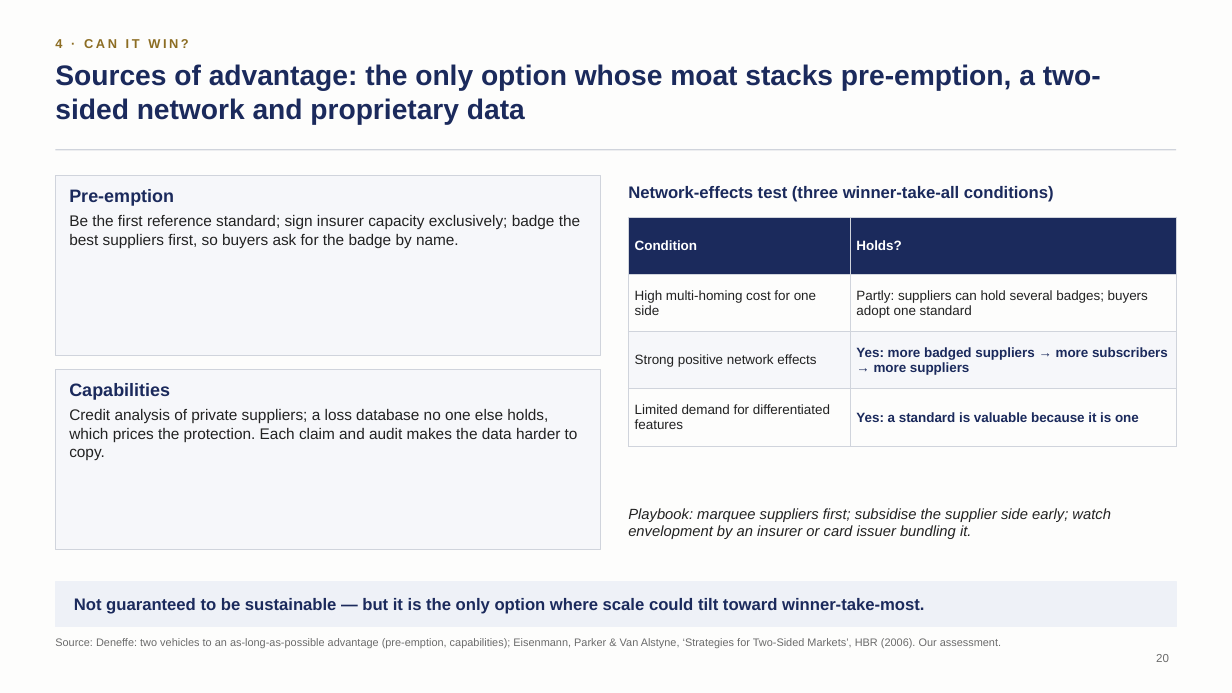
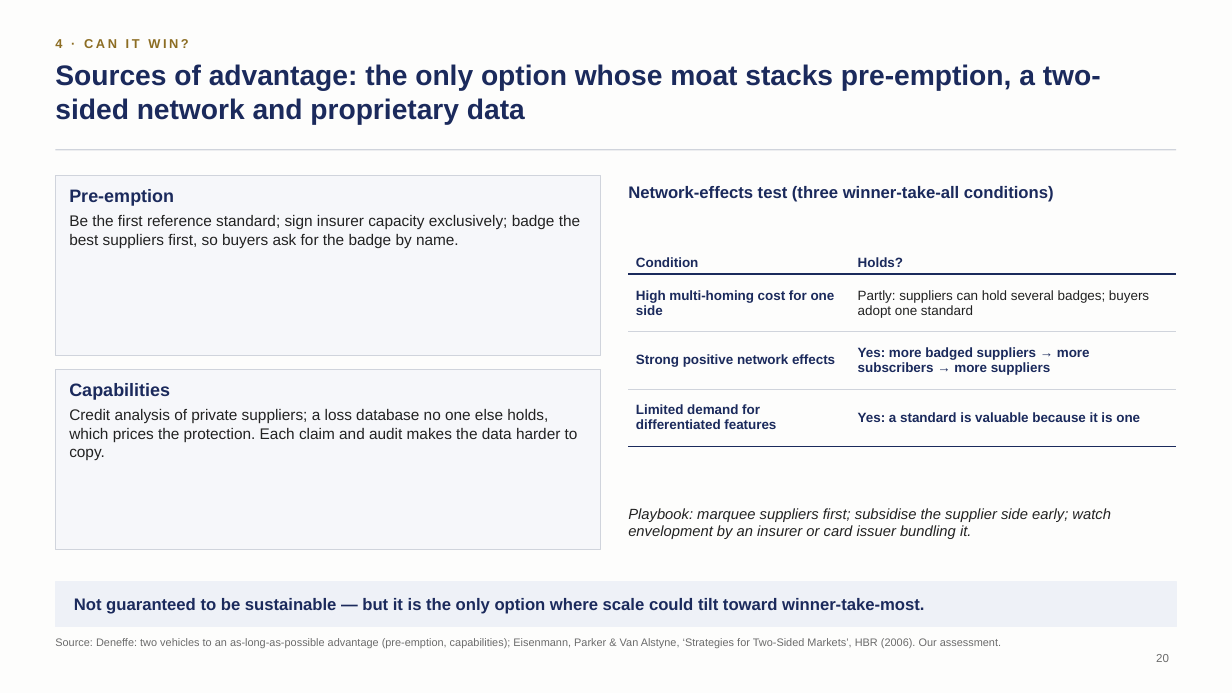
Before and after one commit to algarcalebe-web/legendary-bassoon, a slide deck: slide 20 of deck/Private_Travel_Assurance_Strategy_Deck.pptx. Drawn at 1232x693 pixels with LibreOffice and Linux fonts; fonts in the diff are those of the drawing. Boxes give left, top, right and bottom in pixels: in the first picture for what was removed or moved away, otherwise in the second. Text is boxed around its words. In the diff, an @@ line names an element or a change of style, - is before the commit and + after.

```diff
--- a/deck/Private_Travel_Assurance_Strategy_Deck.pptx
+++ b/deck/Private_Travel_Assurance_Strategy_Deck.pptx
@@ table at (x1=628, y1=217, x2=1177, y2=433) @@
@@ fill #1B2A5C to none in row 1 @@
@@ fill #FDFDFC to none in 4 cells @@
@@ fill #F6F7FA to none in row 3 @@
@@ text colour #FFFFFF to #1B2A5C in "Condition", "Holds?" @@
@@ text colour #222222 to #1B2A5C, bold on in "High multi-homing cost for one side", "Strong positive network effects", "Limited demand for differentiated features" @@
@@ borders changed @@
```
Also in this commit, not shown: 17 other slides changed, 1 other file.
